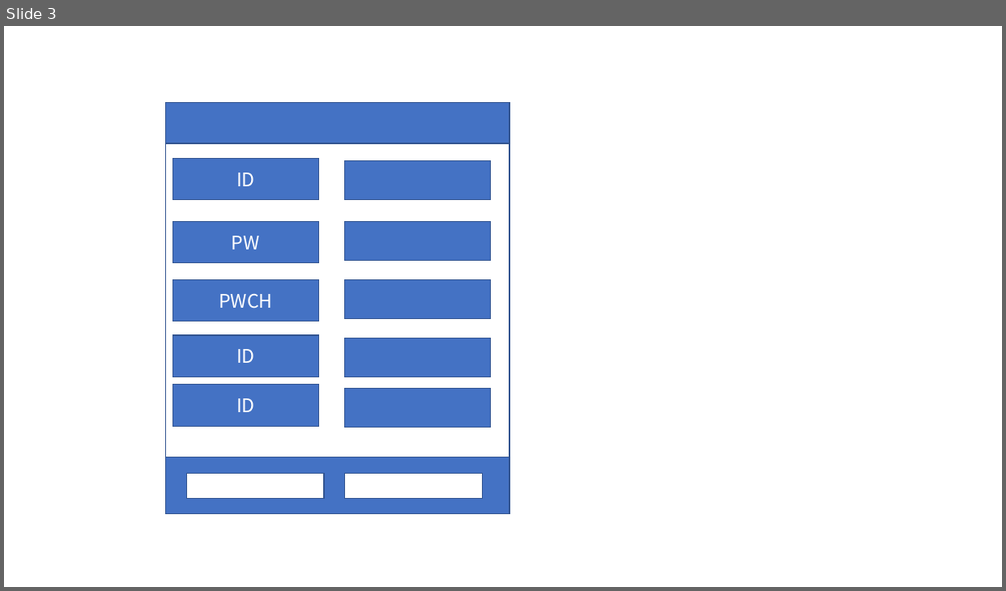
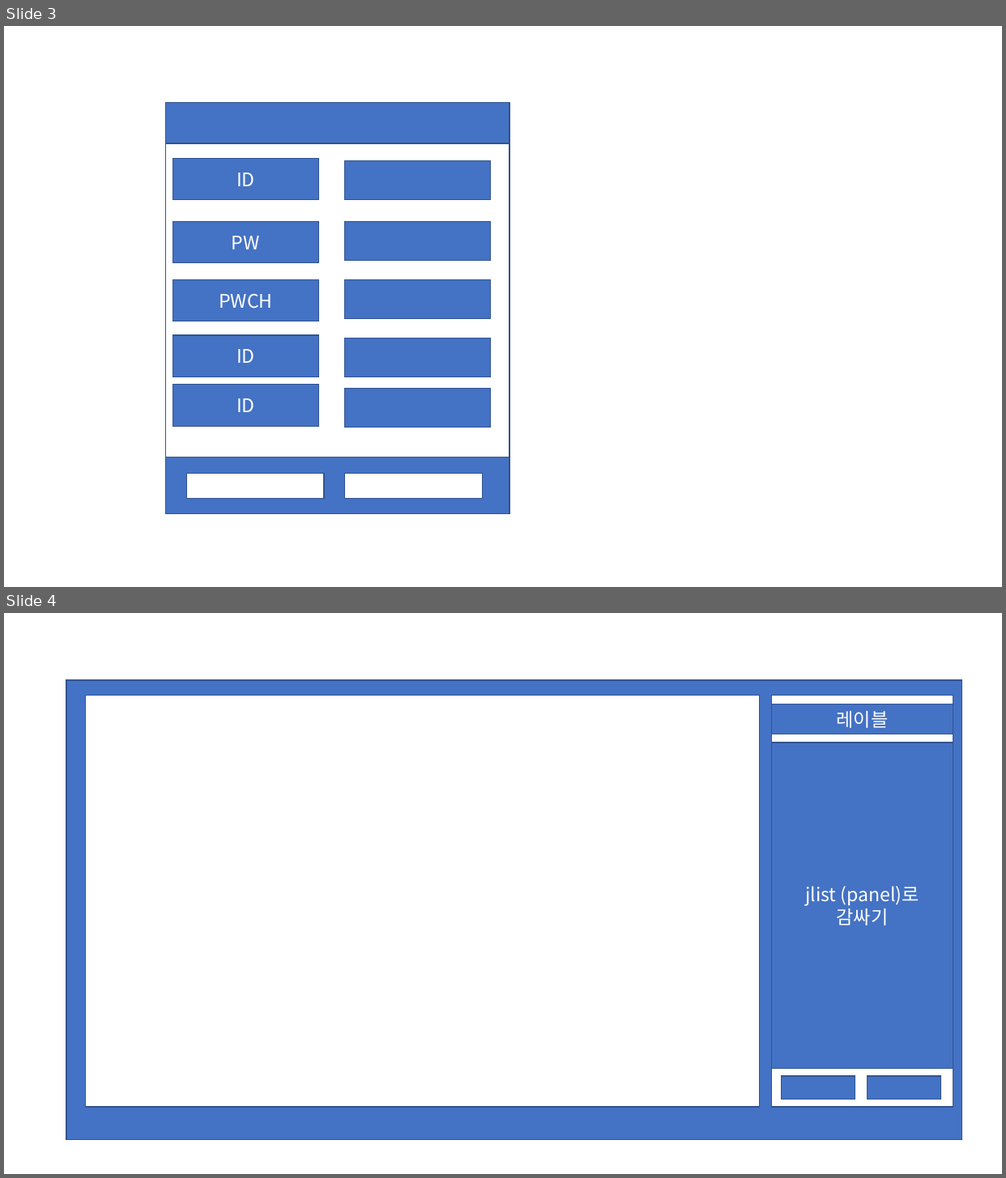
Before and after one commit to 201411096/JavaBasic, a slide deck: JavaBasic/src/t_teamproject/teamproject_02/document/화면설계서.pptx. Shown one above the other, each under a label of ours: slide 3 before the commit, slides 3 and 4 after it. The pictures are 1006x591 and 1006x1178 pixels, drawn with LibreOffice and Linux fonts; fonts in the diff are those of the drawing. Boxes give left, top, right and bottom in pixels: in the first picture for what was removed or moved away, otherwise in the second. Text is boxed around its words. In the diff, an @@ line names an element or a change of style, - is before the commit and + after.

```diff
--- a/JavaBasic/src/t_teamproject/teamproject_02/document/화면설계서.pptx
+++ b/JavaBasic/src/t_teamproject/teamproject_02/document/화면설계서.pptx
@@ slide 4 added at (4, 613, 1002, 1174), background #FFFFFF @@
@@ rectangle added at (66, 680, 961, 1140), fill #4472C4, outline #325491 1 pt @@
@@ rectangle added at (86, 696, 760, 1107), fill #FFFFFF, outline #325491 1 pt @@
@@ rectangle added at (772, 696, 953, 1107), fill #FFFFFF, outline #325491 1 pt @@
@@ rectangle added at (772, 705, 953, 735), fill #4472C4, outline #325491 1 pt, 18 pt, text #FFFFFF @@
+레이블
@@ rectangle added at (772, 743, 953, 1069), fill #4472C4, outline #325491 1 pt, 18 pt, text #FFFFFF @@
+jlist (panel)로 감싸기
@@ rectangle added at (781, 1076, 855, 1100), fill #4472C4, outline #325491 1 pt @@
@@ rectangle added at (867, 1076, 941, 1100), fill #4472C4, outline #325491 1 pt @@
```
Also in this commit, not shown: 1 slide removed, 5 other files.
